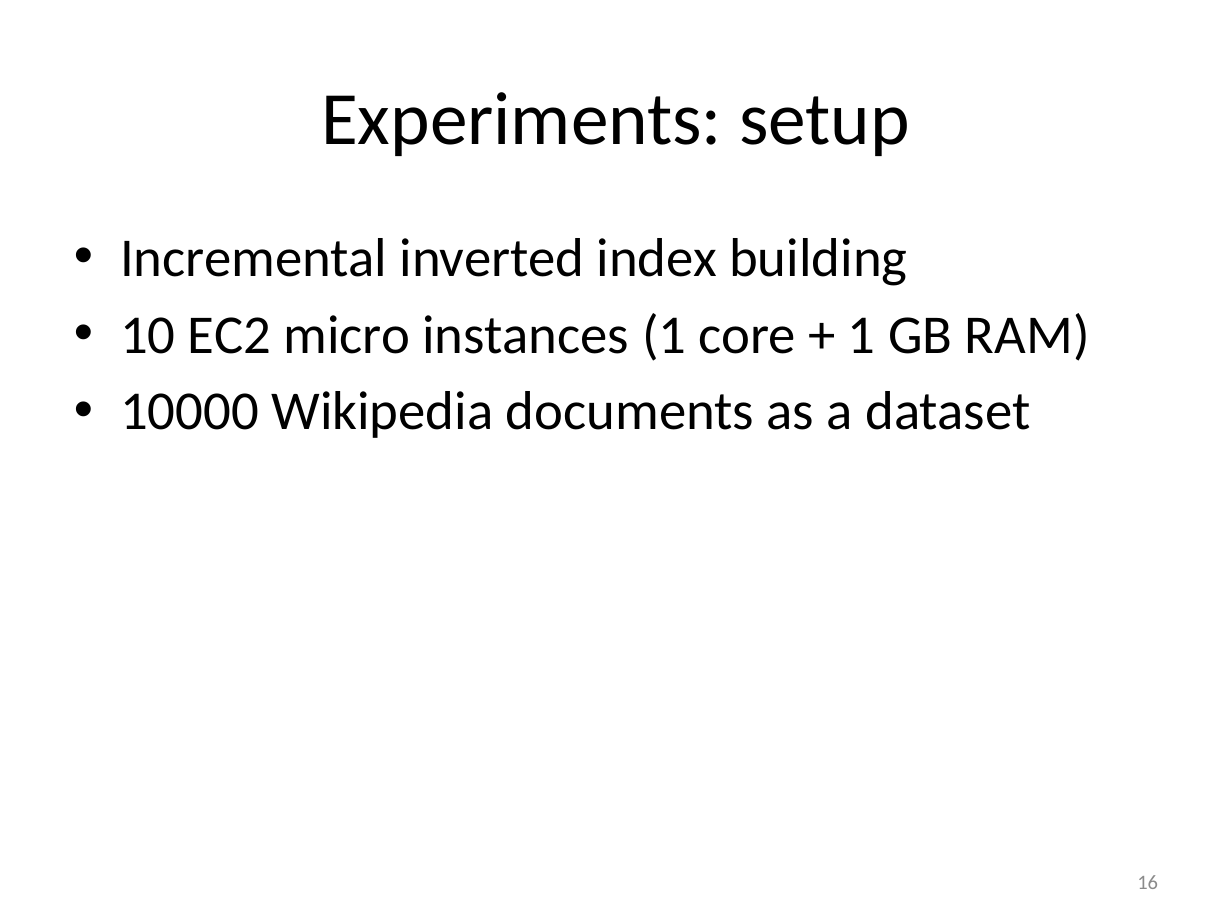
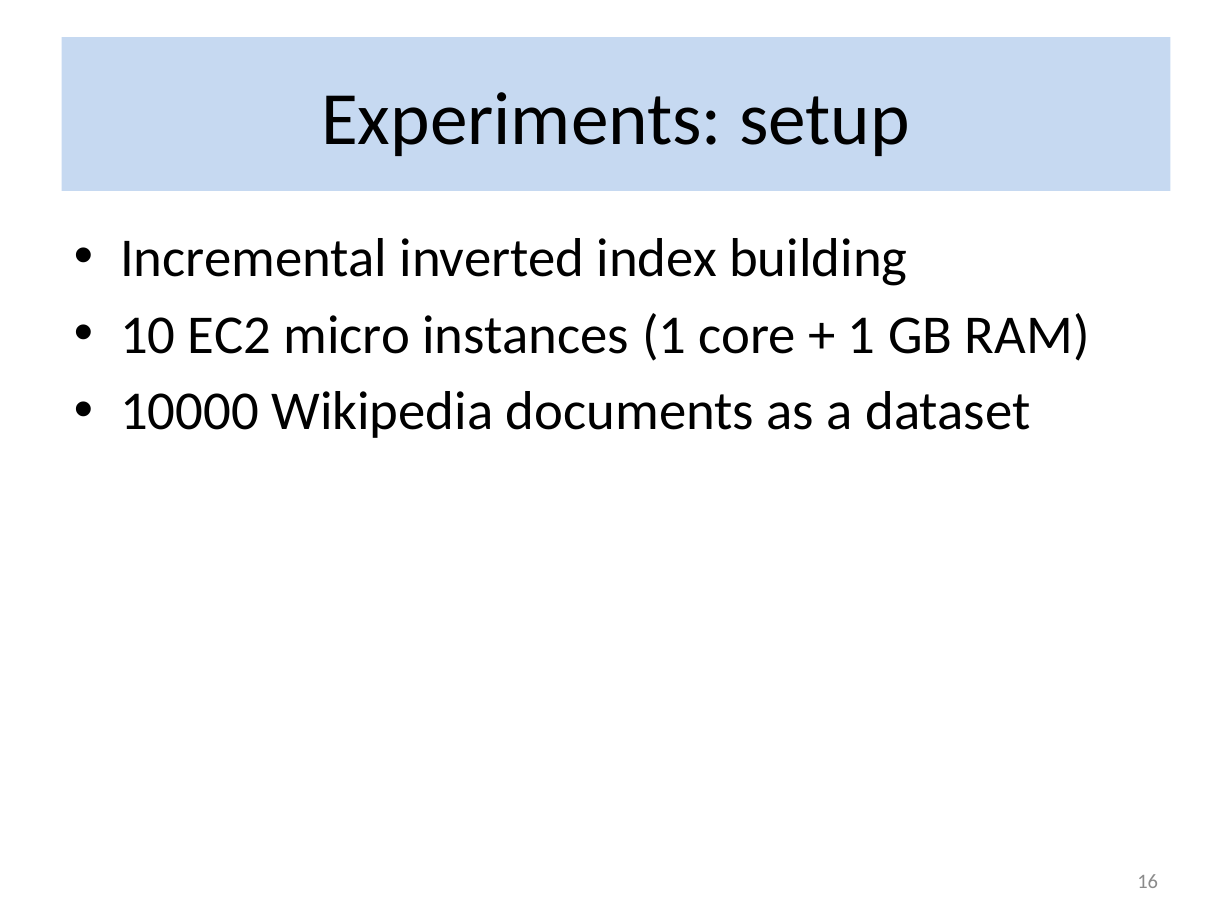
Before and after one commit to flame-stream/Papers, a slide deck: slide 16 of 2018/invalidation/slides.pptx. Drawn at 1232x924 pixels with LibreOffice and Linux fonts; fonts in the diff are those of the drawing; background and template pictures are left out. Boxes give left, top, right and bottom in pixels: in the first picture for what was removed or moved away, otherwise in the second. Text is boxed around its words. In the diff, an @@ line names an element or a change of style, - is before the commit and + after.

Commit message:
Update slides style

```diff
--- a/2018/invalidation/slides.pptx
+++ b/2018/invalidation/slides.pptx
@@ title "Experiments: setup": place and size @@
-title "Experiments: setup" at <box>321,92,910,156</box>
+title "Experiments: setup" at <box>62,37,1170,191</box>
@@ title "Experiments: setup" at <box>62,37,1170,191</box>: fill none to #C6D9F1 @@
```
Also in this commit, not shown: 20 other slides changed.
